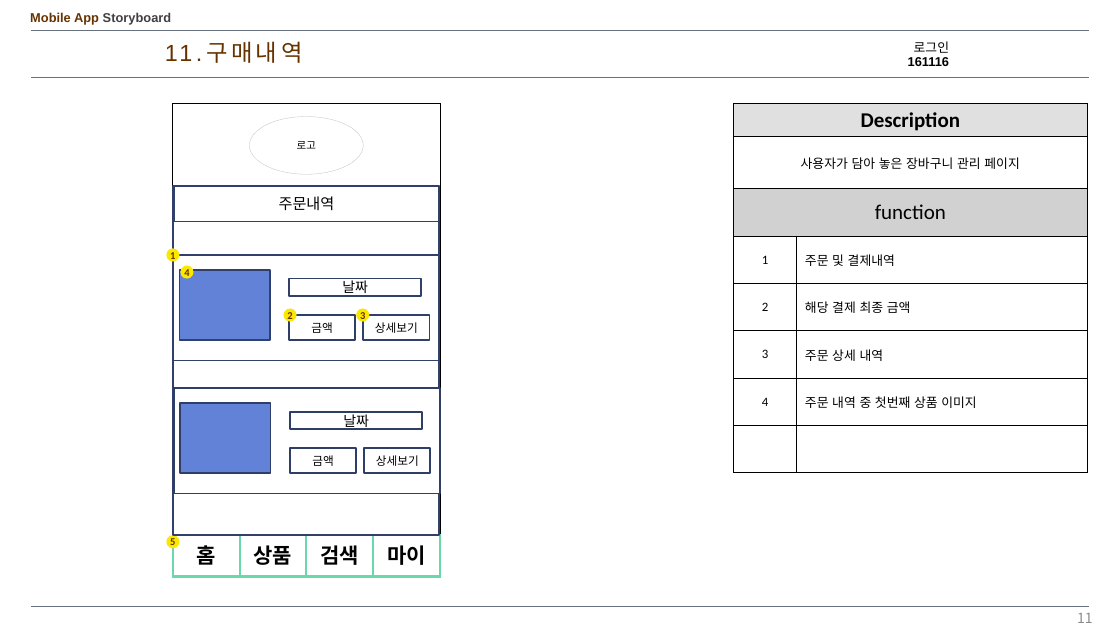
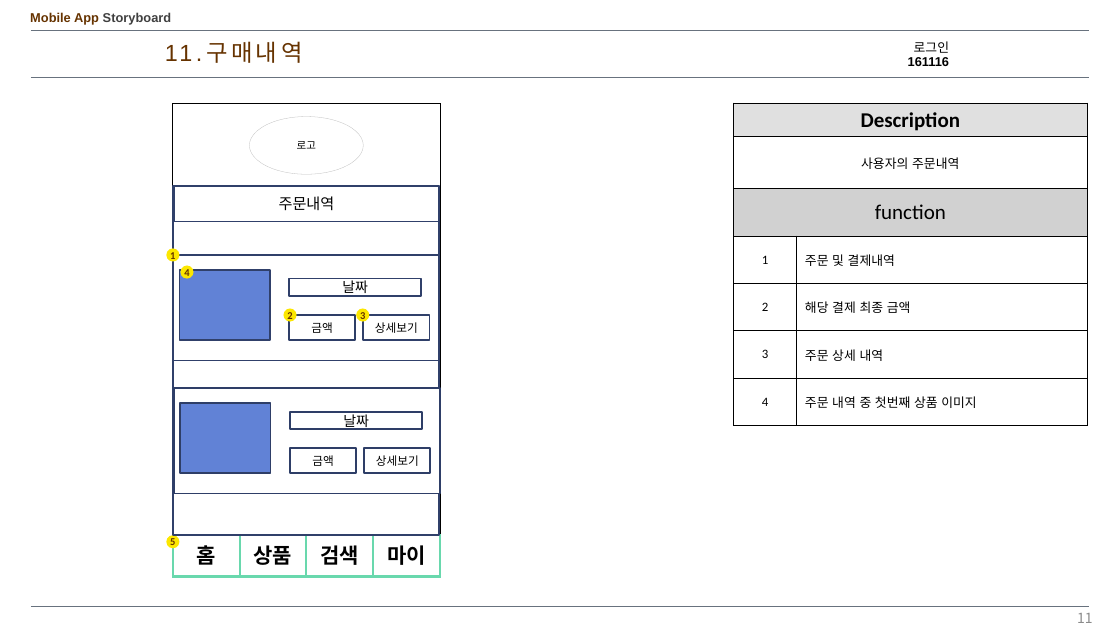
Before and after one commit to kangheechoul/document, a slide deck: slide 11 of 프레젠테이션 1.pptx. Drawn at 1120x630 pixels with LibreOffice and Linux fonts; fonts in the diff are those of the drawing. Boxes give left, top, right and bottom in pixels: in the first picture for what was removed or moved away, otherwise in the second. Text is boxed around its words. In the diff, an @@ line names an element or a change of style, - is before the commit and + after.

```diff
--- a/프레젠테이션 1.pptx
+++ b/프레젠테이션 1.pptx
@@ table at box(734, 103, 1087, 426) @@
-row 2, column 1: 사용자가 담아 놓은 장바구니 관리 페이지
+row 2, column 1: 사용자의 주문내역
-row 8:  | 
```
Also in this commit, not shown: 2 other slides changed, 2 slides added.
